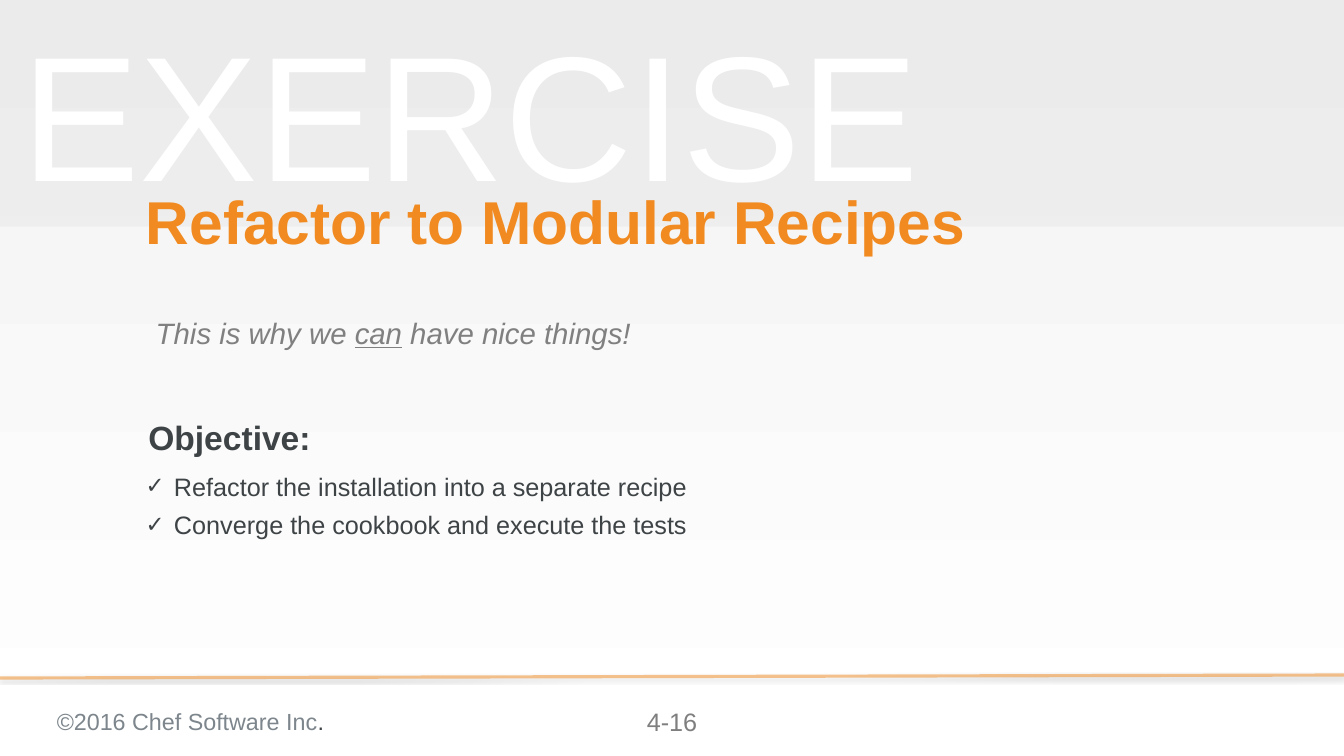
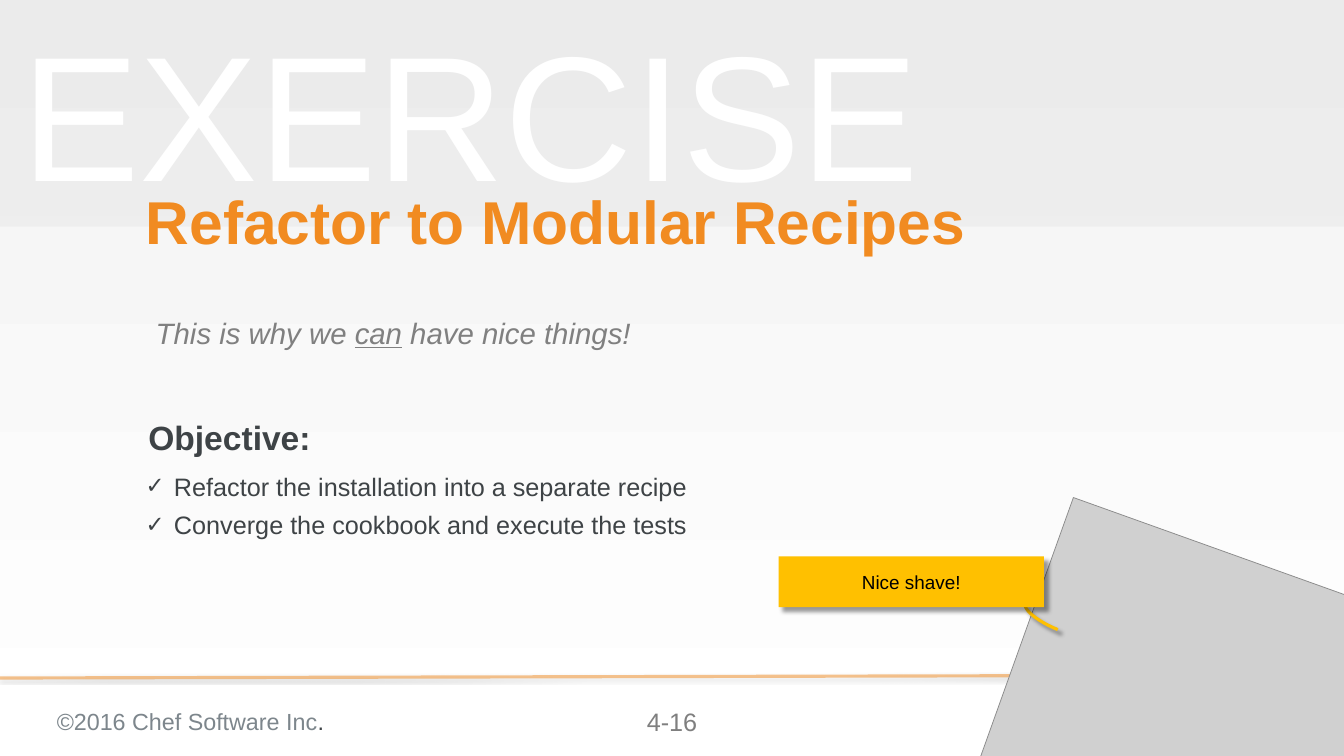
Before and after one commit to chef-training/test_driven_cookbook_development, a slide deck: slide 16 of 04-refactoring_cookbooks_with_tests.pptx. Drawn at 1344x756 pixels with LibreOffice and Linux fonts; fonts in the diff are those of the drawing; grey boxes stand for pictures; background and template pictures are left out. Boxes give left, top, right and bottom in pixels: in the first picture for what was removed or moved away, otherwise in the second. Text is boxed around its words. In the diff, an @@ line names an element or a change of style, - is before the commit and + after.

```diff
--- a/04-refactoring_cookbooks_with_tests.pptx
+++ b/04-refactoring_cookbooks_with_tests.pptx
@@ picture added at <box>978,498,1344,756</box> @@
@@ rectangle added at <box>779,556,1044,607</box>, fill #FFC000, 18 pt, text #000000 @@
+Nice shave!
@@ arc (boxed as its full ellipse) added at <box>1020,590,1105,645</box>, outline #FFC000 3 pt @@
```
Also in this commit, not shown: 4 other slides changed, 7 other files.
